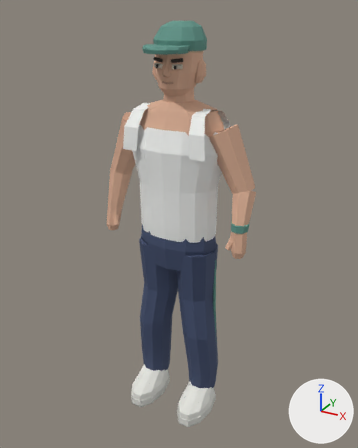
Renders of the glTF model characters/lior.glb from each side of a commit.
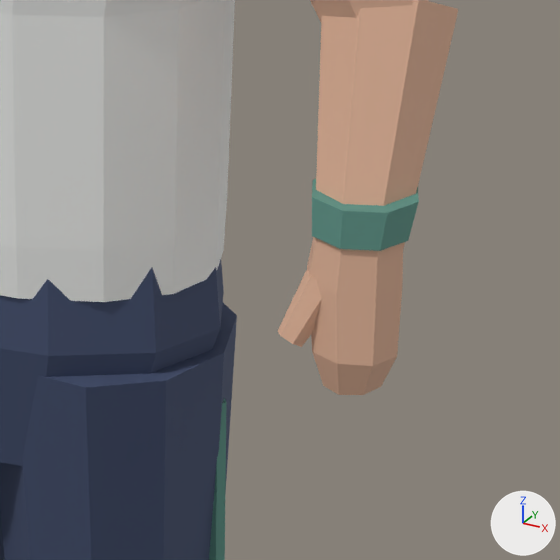
The first picture shows the older version from a camera (50 mm lens) standing at (0.996, -1.803, 1.887) and looking at (0.003, 0.003, 0.984). The close-ups show the older and then the newer version on the part from 49% to 77% of the width and 42% to 64% of the height of that picture. Only the edits that show in the close-ups are written down. Arrows for +X, +Y and +Z are at lower right; the lights stay in place. Vertices at exactly the same position are counted once.

In view in the first close-up: '03 Lior | Character'.
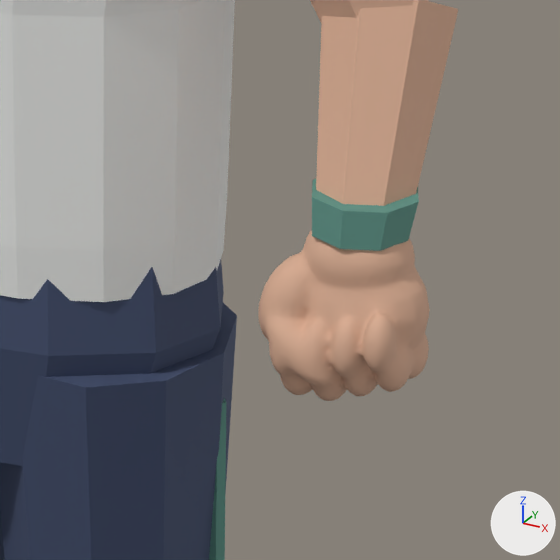
Edits to the bpy script that builds the scene:
```text
Change me_03_lior___waist_and_hips:
    used by ob_03_lior___character; location = (0.0, 0.0, 0.0)
    remove me_03_lior___waist_and_hips.from_pydata(...)  # 1026 vertices, 1854 faces; spans x -0.36..0.36, y -0.2..0.14, z 0.01..1.83
    add me_03_lior___waist_and_hips.from_pydata(...)  # 938 vertices, 1694 faces; spans x -0.36..0.36, y -0.2..0.14, z 0.01..1.83
    me_03_lior___waist_and_hips part 1: the loose piece of 12 vertices spanning x 0.28..0.32, y -0.12..-0.08, z 0.97..1.02 is deleted
    me_03_lior___waist_and_hips part 2
    32 vertices are removed from x 0.29..0.36, y -0.11..-0.04, z 0.94..1.05
    77 faces are deleted
    17 new faces join them, mat_03_lior___accent (cyan #5d9386)
    other edits to the shape of me_03_lior___waist_and_hips do not show in these pictures
Add me_sphere_006:
    me_sphere_006.from_pydata(...)  # 2002 vertices, 4000 faces; spans x 0.2588..0.3783, y -0.1268..-0.0355, z 0.9241..1.0653
    me_sphere_006.materials.append(mat_03_lior___skin)  # beige #daad93
Add ob_avi___sculpted_fist_left_003:
    ob_avi___sculpted_fist_left_003 = bpy.data.objects.new('Avi | Sculpted fist left.003', me_sphere_006)
    ob_avi___sculpted_fist_left_003.location = (0.0, 0.0, 0.0)
```

Boxes [x1, y1, x2, y2] around the edits, measured in the close-ups (560 x 560 px):
'Avi | Sculpted fist left.003', added (beige): after [258, 230, 430, 401]
part 1 of me_03_lior___waist_and_hips, deleted (beige): before [278, 270, 322, 347]
part 2 of me_03_lior___waist_and_hips, built on: before [307, 203, 418, 395]; after [380, 203, 418, 251]
